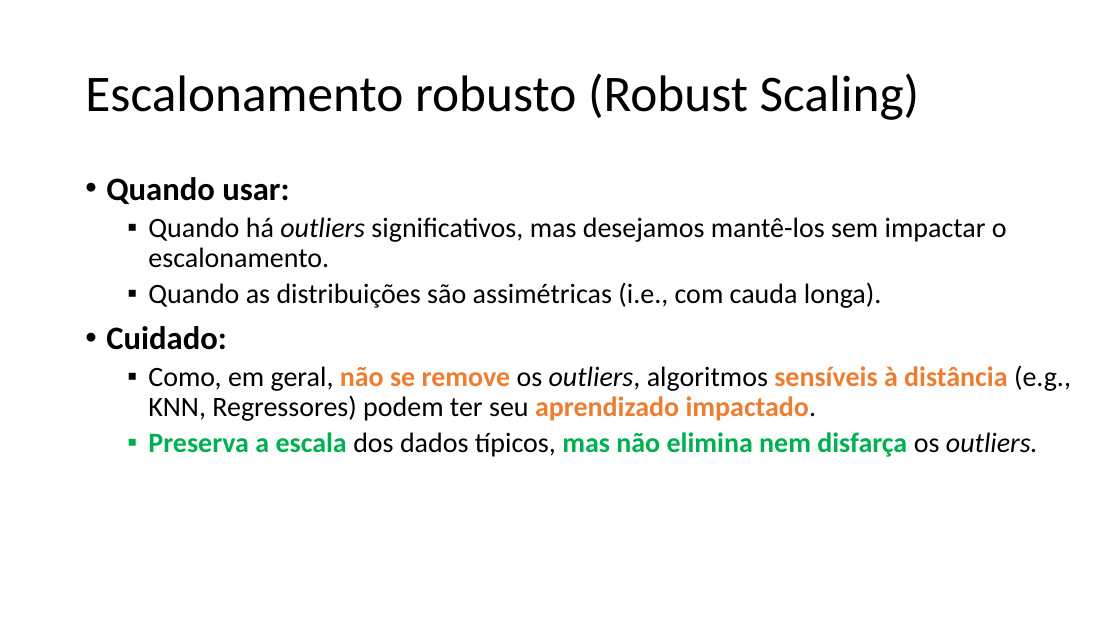
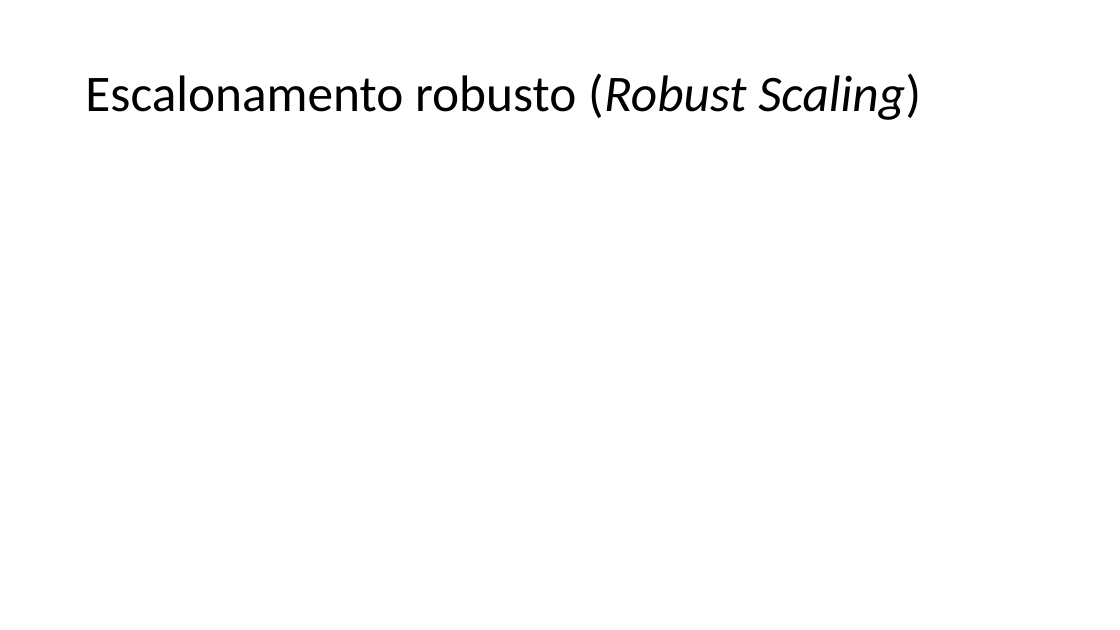
Before and after one commit to zz4fap/c24_inteligencia_artificial, a slide deck: slide 24 of slides/C24_Transformações.pptx (slide 23 before the commit). Drawn at 1120x630 pixels with LibreOffice and Linux fonts; fonts in the diff are those of the drawing; grey boxes stand for pictures. Boxes give left, top, right and bottom in pixels: in the first picture for what was removed or moved away, otherwise in the second. Text is boxed around its words. In the diff, an @@ line names an element or a change of style, - is before the commit and + after.

Commit message:
update of slides

```diff
--- a/slides/C24_Transformações.pptx
+++ b/slides/C24_Transformações.pptx
@@ title "Escalonamento robusto (Robust Scaling)" at <box>85,73,921,120</box>: italic on in "(Robust Scaling)" @@
@@ text removed at <box>106,177,1071,457</box> @@
-• Quando usar:
-  ▪ Quando há outliers significativos, mas desejamos mantê-los sem impactar o escalonamento.
-  ▪ Quando as distribuições são assimétricas (i.e., com cauda longa).
-• Cuidado:
-  ▪ Como, em geral, não se remove os outliers, algoritmos sensíveis à distância (e.g., KNN, Regressores) podem ter seu aprendizado impactado.
-  ▪ Preserva a escala dos dados típicos, mas não elimina nem disfarça os outliers.
```
Also in this commit, not shown: 6 other slides changed, 1 slide added, 2 other files.
